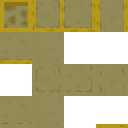
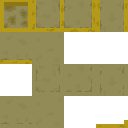
Comparing the layer stacks of the two 128×128 images. Changes:
added layer "lvl_lobby_corner" above "lvl_lobby_wall_1" over [124, 120, 128, 124]
